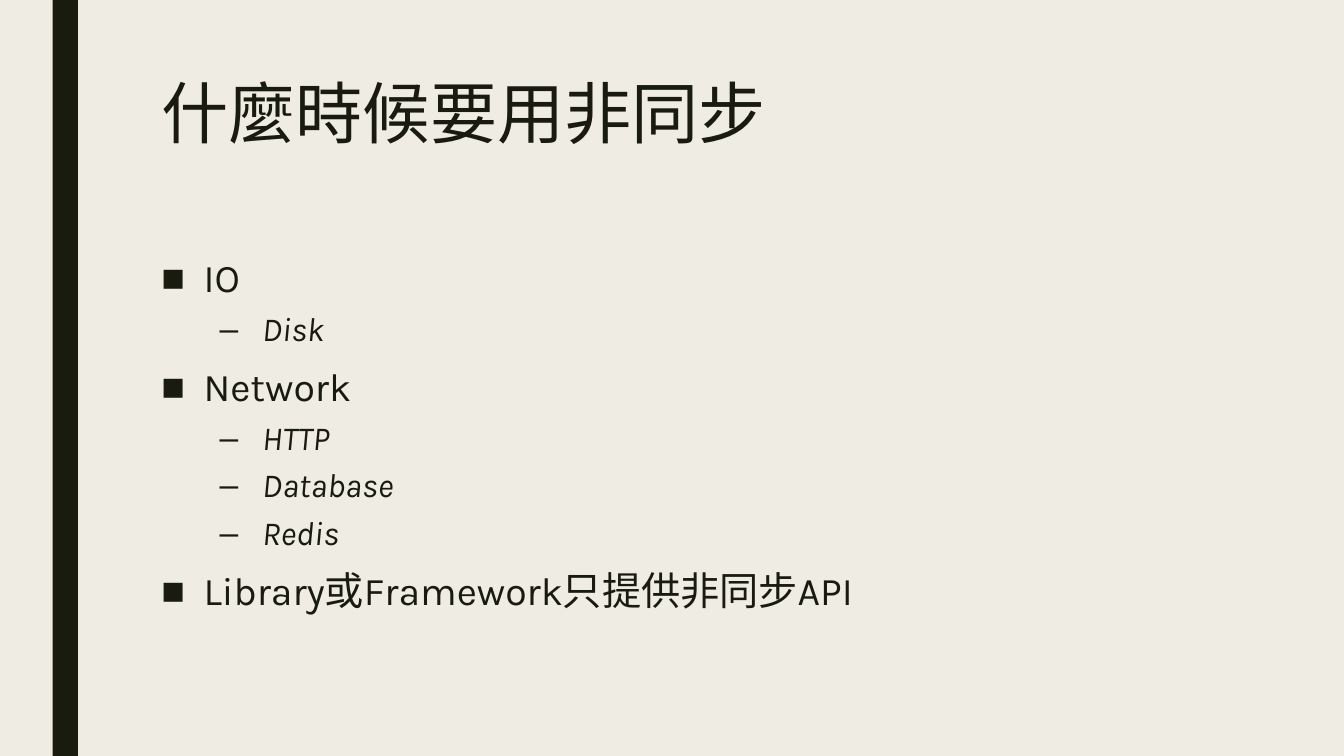
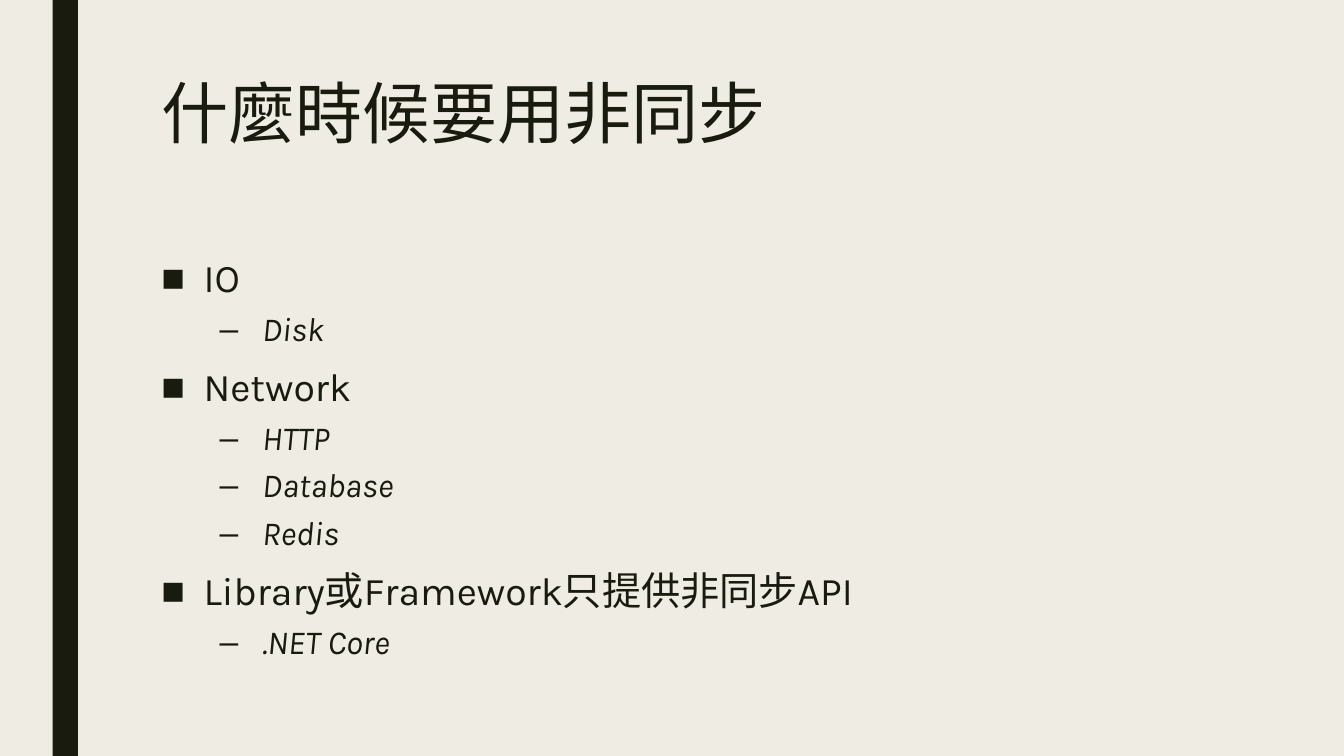
Before and after one commit to ryans610/.NET-Async-Basic, a slide deck: slide 12 of .NET非同步入門.pptx (slide 8 before the commit). Drawn at 1344x756 pixels with LibreOffice and Linux fonts; fonts in the diff are those of the drawing. Boxes give left, top, right and bottom in pixels: in the first picture for what was removed or moved away, otherwise in the second. Text is boxed around its words. In the diff, an @@ line names an element or a change of style, - is before the commit and + after.

```diff
--- a/.NET非同步入門.pptx
+++ b/.NET非同步入門.pptx
@@ text at <box>262,632,390,655</box>: paragraph added @@
+  – .NET Core
```
Also in this commit, not shown: 4 other slides changed, 14 slides added, 2 slides removed, 4 other files.
